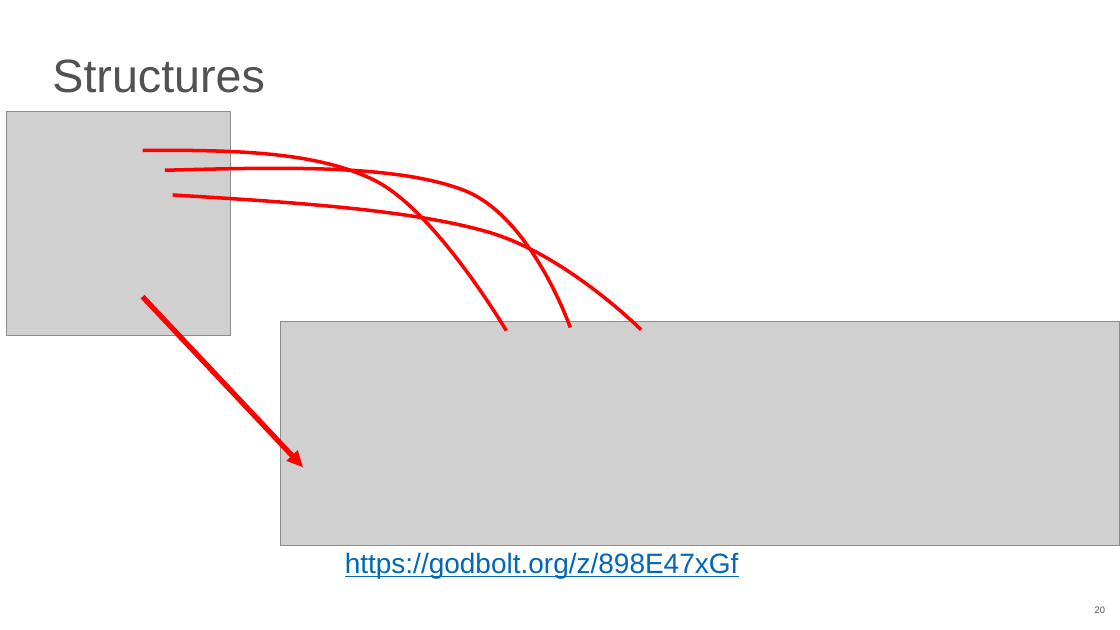
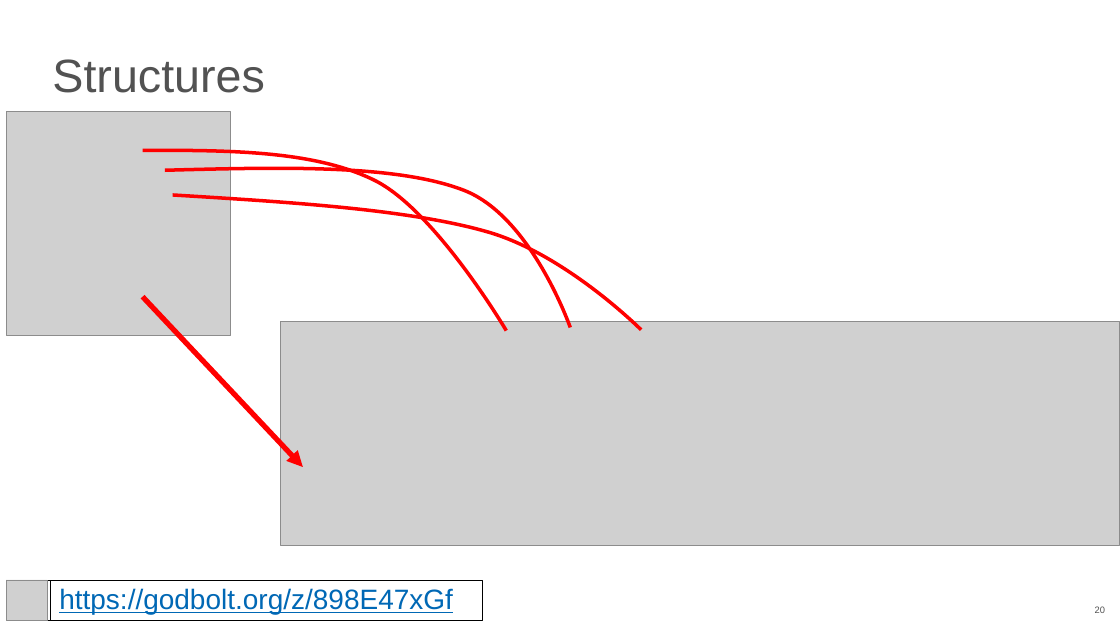
Before and after one commit to NN-complr-tech/Complr-course-lectures, a slide deck: slide 20 of 04-LLVM-IR.pptx. Drawn at 1120x630 pixels with LibreOffice and Linux fonts; fonts in the diff are those of the drawing; grey boxes stand for pictures. Boxes give left, top, right and bottom in pixels: in the first picture for what was removed or moved away, otherwise in the second. Text is boxed around its words. In the diff, an @@ line names an element or a change of style, - is before the commit and + after.

```diff
--- a/04-LLVM-IR.pptx
+++ b/04-LLVM-IR.pptx
@@ rectangle added at [6,580,482,621], fill #FFFFFF, outline #000000 0.75 pt @@
@@ picture added at [6,580,47,621] @@
@@ rectangle "https://godbolt.org/z/898E47xGf": place and size @@
-rectangle "https://godbolt.org/z/898E47xGf" at [345,552,739,578]
+rectangle "https://godbolt.org/z/898E47xGf" at [51,580,483,621]
@@ rectangle "https://godbolt.org/z/898E47xGf" at [51,580,483,621]: vertical alignment top to middle; fill none to #FFFFFF; outline none to #000000 0.75 pt @@
```
Also in this commit, not shown: 18 other slides changed, 3 slides added, 1 slide removed.
